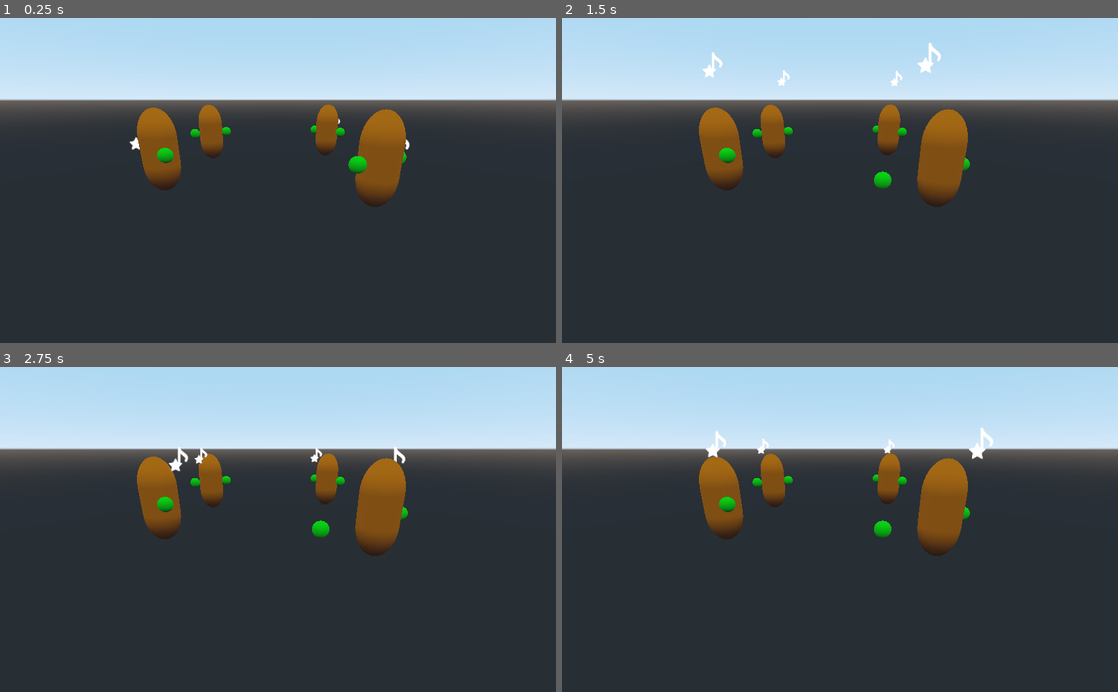
Above: before the commit, frames 1-4 (two rows, left to right).
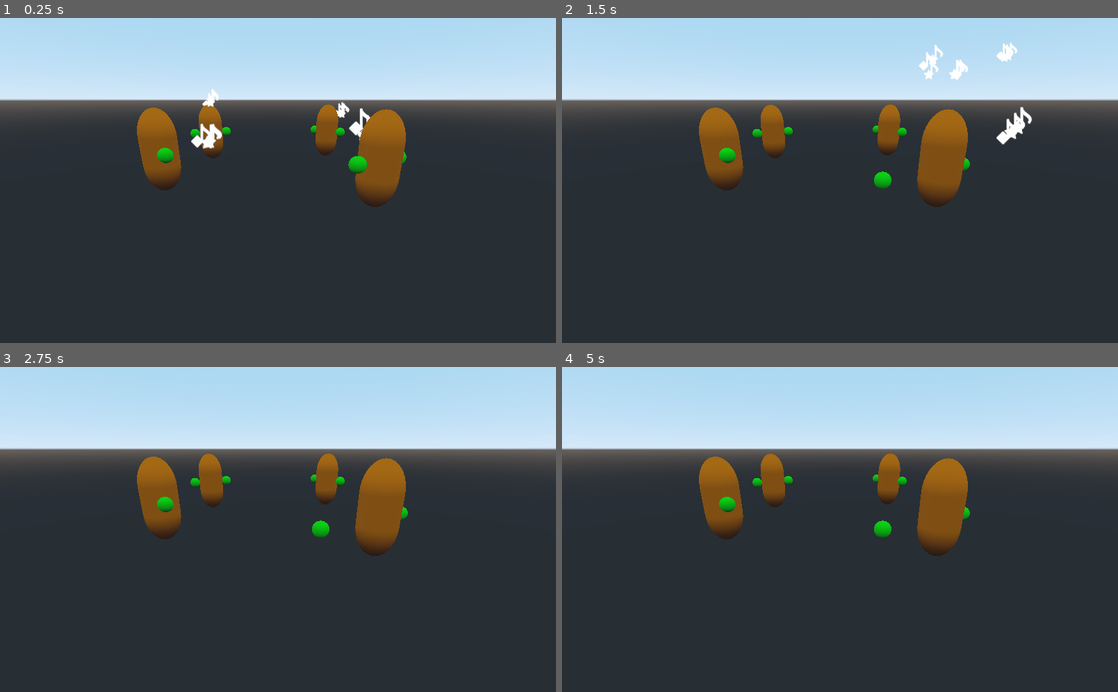
Above: after the commit, the same moments.

Repository: AbeVos/eldee47
Game: Godot game, scene res://scenes/Arm_test.tscn
Same seed, same stepped clock (60 frames per second), same inputs: the game is played once before the commit and once after it. The project has no main scene, so this scene is started directly.
Inputs (mouse positions are in pixels of both pictures, inside the frame that each line leads up to):
- Up to frame 1 (0.25 s): no input
- Up to frame 2 (1.5 s): tap Enter (ui_accept) at 0.5, 0.77 s; move the mouse to (962, 164) at 0.52 s; click (962, 164) at 0.67 s; drag from (728, 196) to (812, 245) at 1.27 s
- Up to frame 3 (2.75 s): move the mouse to (333, 458) at 2.02 s; click (333, 458) at 2.17 s
- Up to frame 4 (5 s): drag from (812, 594) to (673, 480) at 2.77 s; move the mouse to (1006, 578) at 3.52 s; click (1006, 578) at 3.67 s; tap Enter (ui_accept) at 3.77 s; drag from (673, 480) to (756, 448) at 4.27 s

The runs differ from the first frame. In frame 1, 0.6% of the frame differs, in the area x 23-74%, y 21-41%; in frame 2, 0.9%, in the area x 25-85%, y 7-39%; in frame 3, 0.3%; in frame 4, 0.3%.

Commit message:
Make note sprites change with the pitch

Diff:
--- a/game/scenes/Note.tscn
+++ b/game/scenes/Note.tscn
@@ -21,6 +21,7 @@
 [node name="Note" type="PathFollow"]
 rotation_mode = 4
 cubic_interp = false
+loop = false
 script = ExtResource( 2 )
 __meta__ = {
 "_edit_group_": true
--- a/game/scripts/Cultist.gd
+++ b/game/scripts/Cultist.gd
@@ -2,7 +2,9 @@
 
 export(int) var n_notes = 3
 
+var note = preload("res://scenes/Note.tscn")
 var current_pitch
+var uv_offset = Vector3(0, 0, 0)
 
 
 func _ready():
@@ -13,7 +15,11 @@
 
     # TODO: Replace this with a signal emission.
     var target = get_parent().get_parent().get_parent().get_node("Target")
-    _on_Monster_set_target(null)
+    _on_Monster_set_target(target)
+
+    var note_inst = note.instance()
+    $NotePath.add_child(note_inst)
+    note_inst.set_note(current_pitch)
 
 
 func _process(_delta):
@@ -27,12 +33,14 @@
         $Left/Hand.transform.origin = position
 
     var mat = $Body.get_surface_material(0)
-    # print(get_pitch(), get_pitch(true) / n_notes)
     mat.albedo_color = Color(1, float(get_pitch(true)) / (n_notes - 1), 0)
     $Body.set_surface_material(0, mat)
 
-    if get_pitch(true) != current_pitch:
-        sing()
+    var pitch = get_pitch(true)
+
+    if pitch != current_pitch:
+        # Pitch has changed.
+        sing(pitch)
 
 
 ###########
@@ -92,7 +100,6 @@
         )
 
     curve.add_point(target, Vector3.ZERO, Vector3.ZERO)
-    print(curve.get_baked_points())
 
     $NotePath.curve = curve
 
@@ -109,11 +116,13 @@
         return int(round(value))
 
 
-func sing():
-    var pitch = get_pitch(true)
-
+func sing(pitch):
     var tones = $Tones.get_children()
 
     tones[current_pitch].stop()
     tones[pitch].play(0.0)
     current_pitch = pitch
+
+    var note_inst = note.instance()
+    $NotePath.add_child(note_inst)
+    note_inst.set_note(pitch)
--- a/game/scripts/Note.gd
+++ b/game/scripts/Note.gd
@@ -1,20 +1,42 @@
 extends PathFollow
+
+const NOTE_GRID_ROWS = 2
+const NOTE_GRID_COLS = 2
 
 export(float) var speed = 1
 export(float) var altitude = 1
 export(int) var frequency = 1
 
 var random_offset
+var note_index
+var material
 
 func _ready():
     random_offset = 0.5 * PI * randf() - 0.25
+
+    material = $NoteParticle.material_override.duplicate(true)
+    $NoteParticle.material_override = material
 
 
 func _process(delta):
     unit_offset += speed * delta
 
     if unit_offset >= 1.0:
-        unit_offset = 0.0
+        queue_free()
 
     h_offset = altitude * cos(frequency * PI * unit_offset + random_offset)
     v_offset = altitude * sin(2 * frequency * PI * unit_offset + random_offset)
+
+func set_note(index):
+    note_index = index
+
+    # Change note sprite.
+    var col = index % NOTE_GRID_ROWS
+    var row = (index - col) / NOTE_GRID_COLS
+
+    var u = float(row) / NOTE_GRID_ROWS
+    var v = float(col) / NOTE_GRID_COLS
+    var uv_offset = Vector3(u, v, 0)
+
+    material.uv1_offset = uv_offset
+    $NoteParticle.material_override = material
